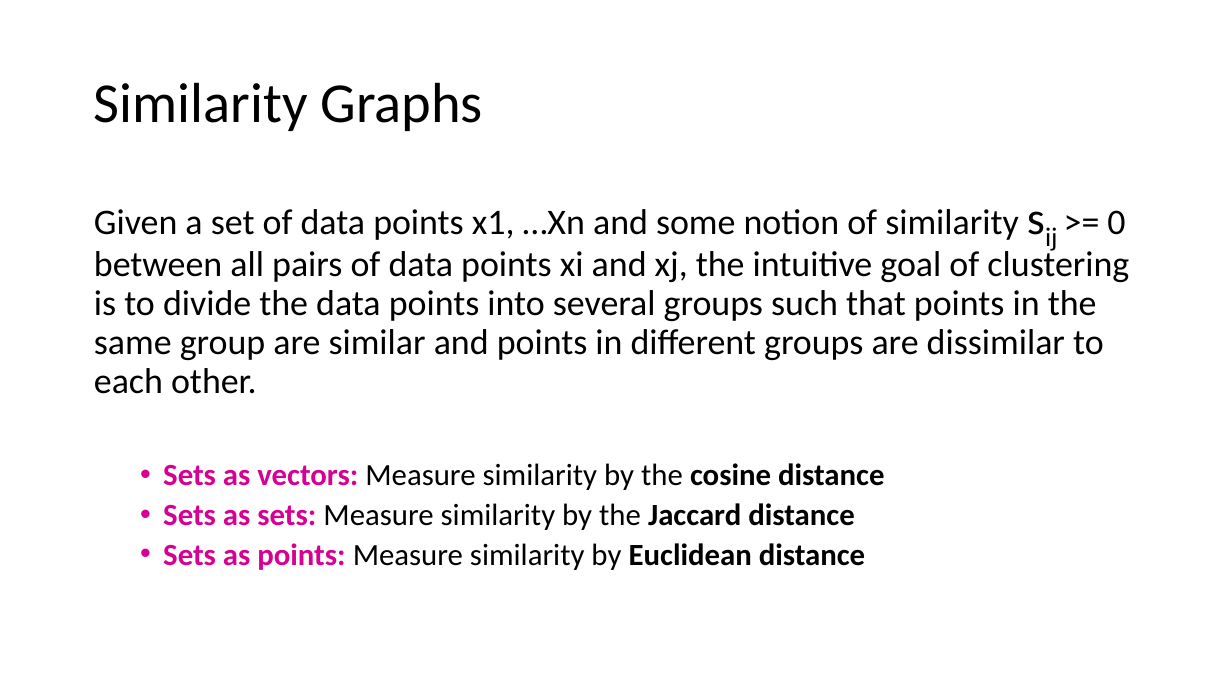
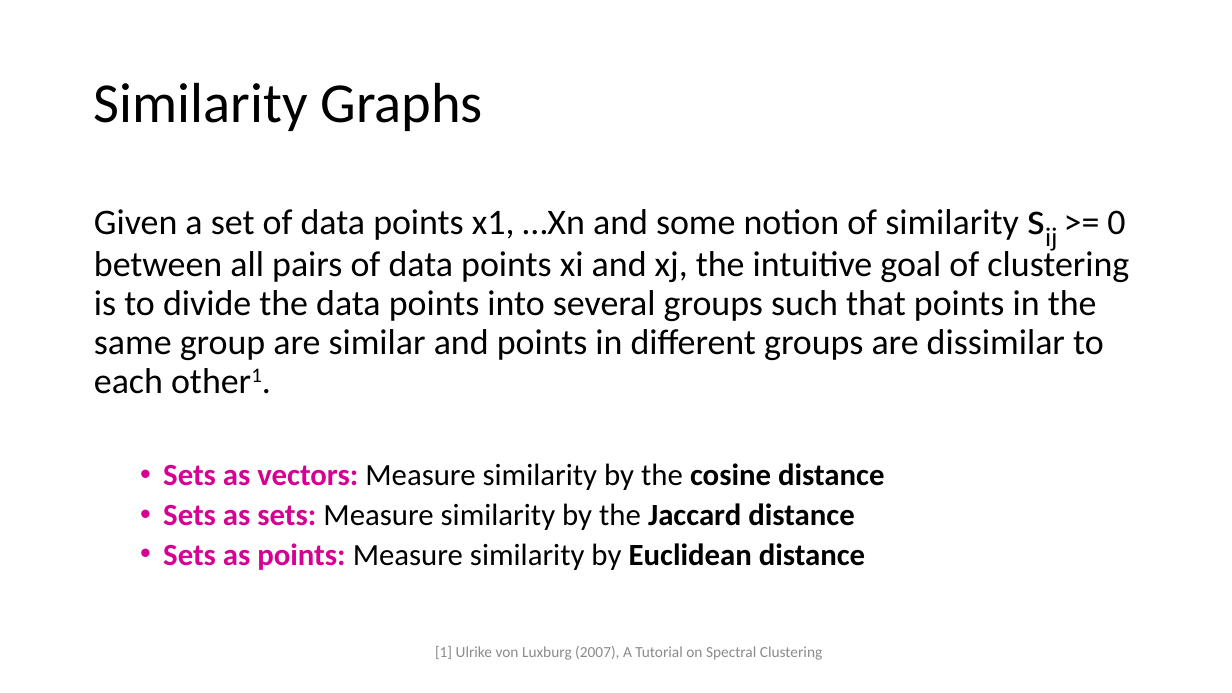
Before and after one commit to Kanchanfisky/SpectralClustering, a slide deck: slide 5 of Spectral Clustering.pptx (slide 4 before the commit). Drawn at 1232x693 pixels with LibreOffice and Linux fonts; fonts in the diff are those of the drawing. Boxes give left, top, right and bottom in pixels: in the first picture for what was removed or moved away, otherwise in the second. Text is boxed around its words. In the diff, an @@ line names an element or a change of style, - is before the commit and + after.

Commit message:
added spectral clustering algorithm

```diff
--- a/Spectral Clustering.pptx
+++ b/Spectral Clustering.pptx
@@ text at bbox=[94, 209, 1129, 394]: text changed @@
-Given a set of data points x1, …Xn and some notion of similarity sij >= 0 between all pairs of data points xi and xj, the intuitive goal of clustering is to divide the data points into several groups such that points in the same group are similar and points in different groups are dissimilar to each other.
+Given a set of data points x1, …Xn and some notion of similarity sij >= 0 between all pairs of data points xi and xj, the intuitive goal of clustering is to divide the data points into several groups such that points in the same group are similar and points in different groups are dissimilar to each other1.
@@ text added at bbox=[435, 646, 822, 660], 12 pt, text #8C8C8C @@
+[1] Ulrike von Luxburg (2007), A Tutorial on Spectral Clustering
```
Also in this commit, not shown: 10 other slides changed, 6 slides added, 3 slides removed, 1 other file.
